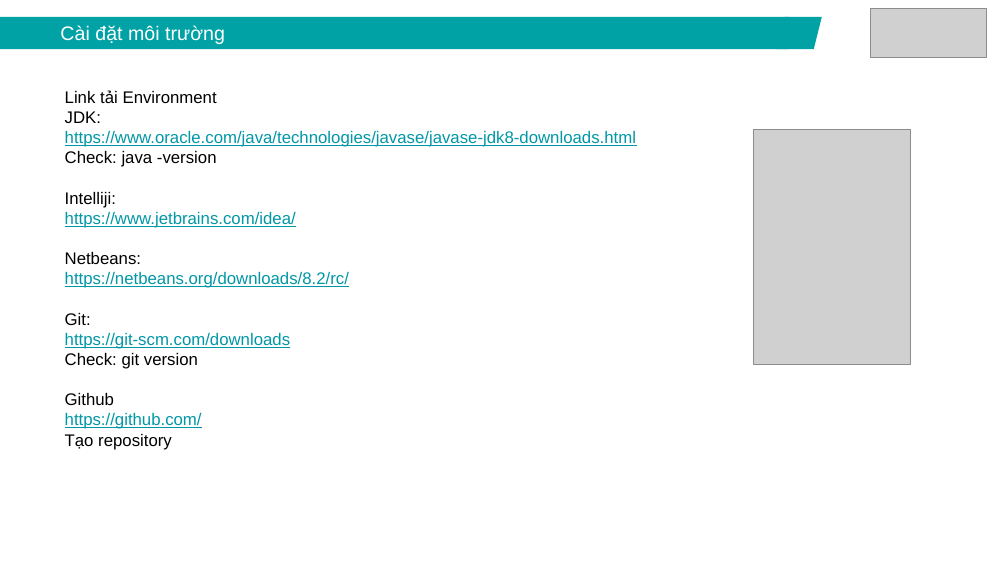
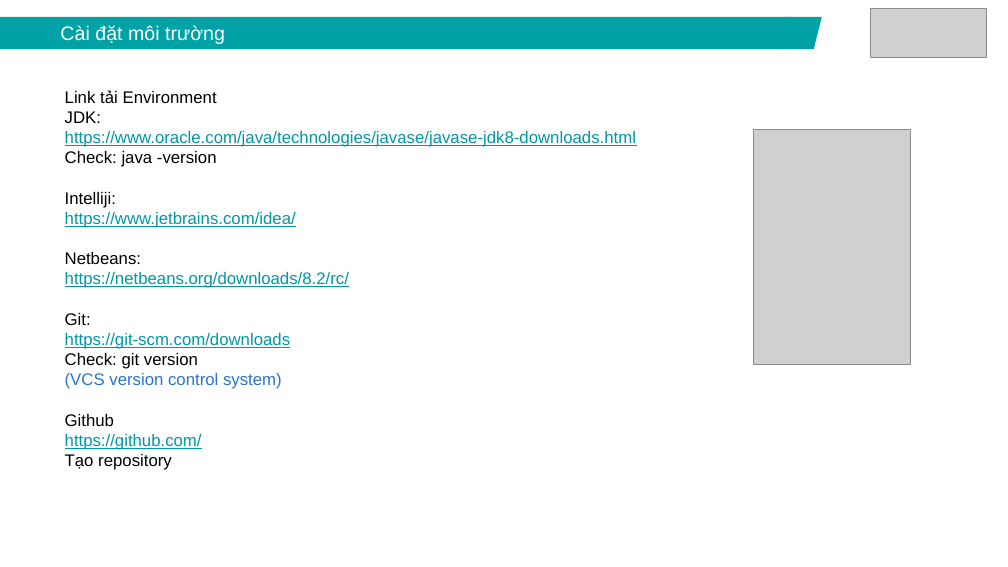
Before and after one commit to lamxung55/javacore, a slide deck: slide 8 of ppt/Java core - Lecture 1 - Introduction.pptx. Drawn at 1008x567 pixels with LibreOffice and Linux fonts; fonts in the diff are those of the drawing; grey boxes stand for pictures. Boxes give left, top, right and bottom in pixels: in the first picture for what was removed or moved away, otherwise in the second. Text is boxed around its words. In the diff, an @@ line names an element or a change of style, - is before the commit and + after.

```diff
--- a/ppt/Java core - Lecture 1 - Introduction.pptx
+++ b/ppt/Java core - Lecture 1 - Introduction.pptx
@@ text at [65,373,282,389]: paragraph added @@
+(VCS version control system)
```
